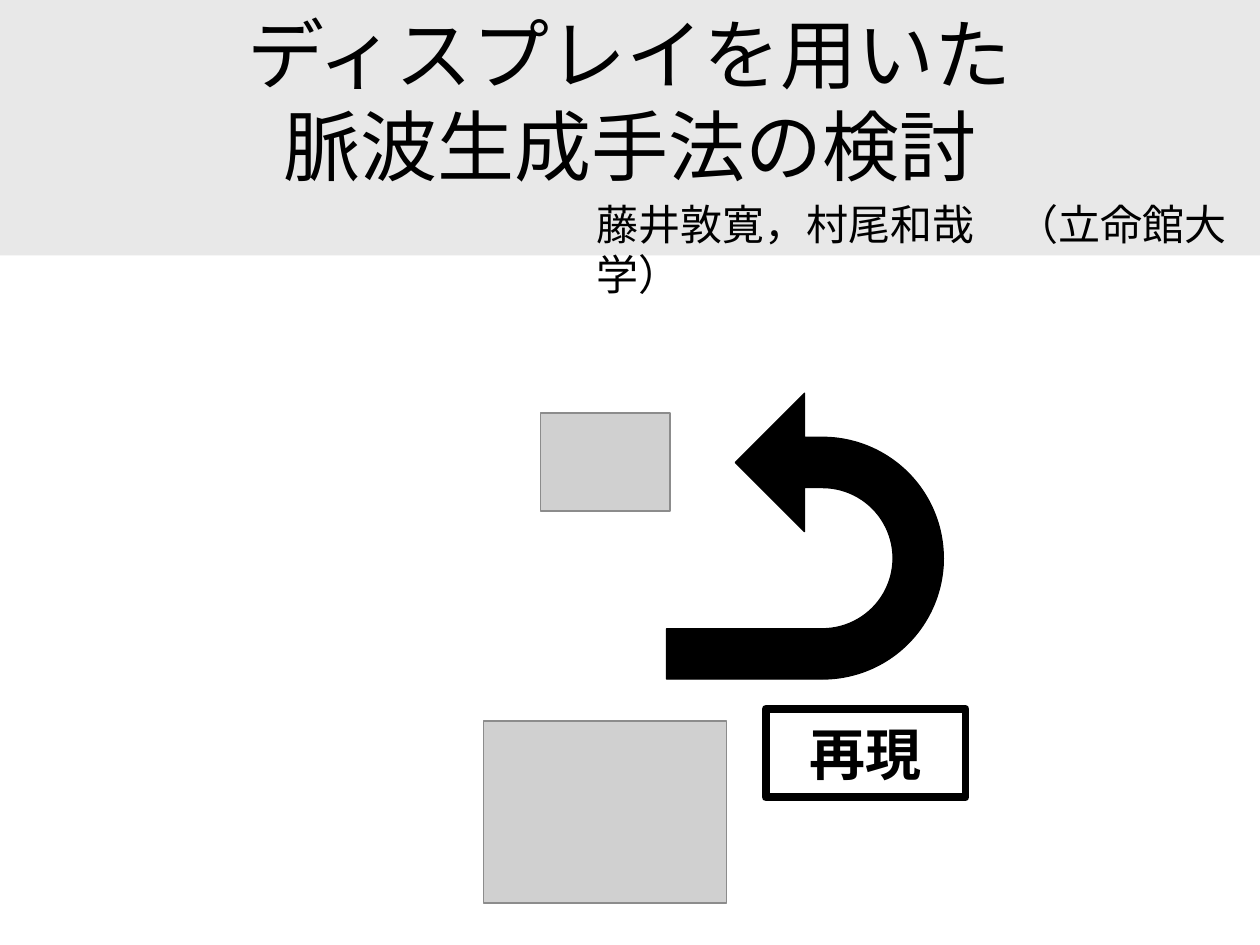
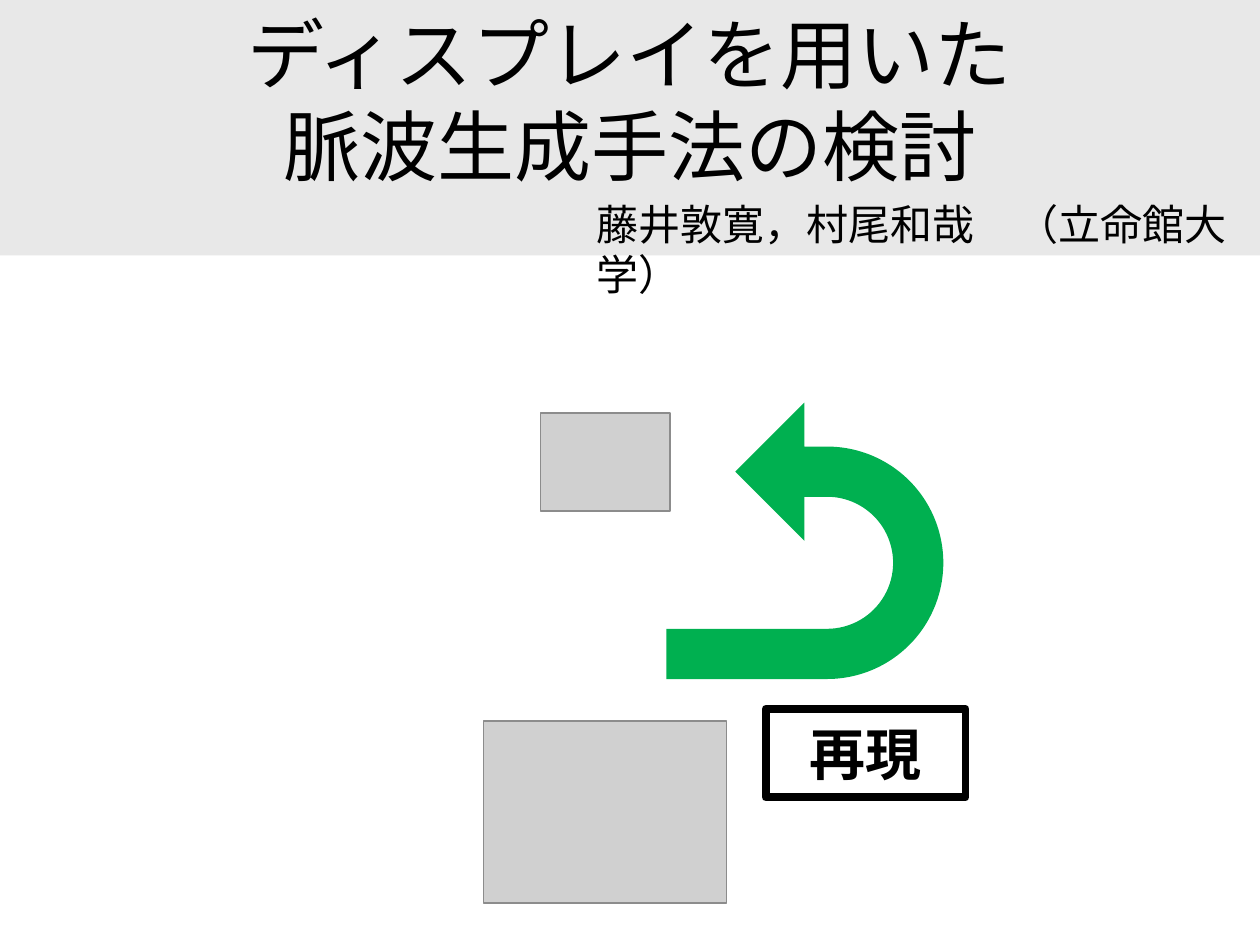
Before and after one commit to a2h1r0/lab, a slide deck: slide 1 of paper/pulse/Interaction2021/概要説明用スライド.pptx. Drawn at 1260x945 pixels with LibreOffice and Linux fonts; fonts in the diff are those of the drawing; grey boxes stand for pictures; background and template pictures are left out. Boxes give left, top, right and bottom in pixels: in the first picture for what was removed or moved away, otherwise in the second. Text is boxed around its words. In the diff, an @@ line names an element or a change of style, - is before the commit and + after.

```diff
--- a/paper/pulse/Interaction2021/概要説明用スライド.pptx
+++ b/paper/pulse/Interaction2021/概要説明用スライド.pptx
@@ uturn arrow: place and size @@
-uturn arrow at (666, 394, 943, 680)
+uturn arrow at (666, 403, 943, 679)
@@ uturn arrow at (666, 403, 943, 679): fill #000000 to #00B050; outline #000000 0.75 pt to none @@
```
